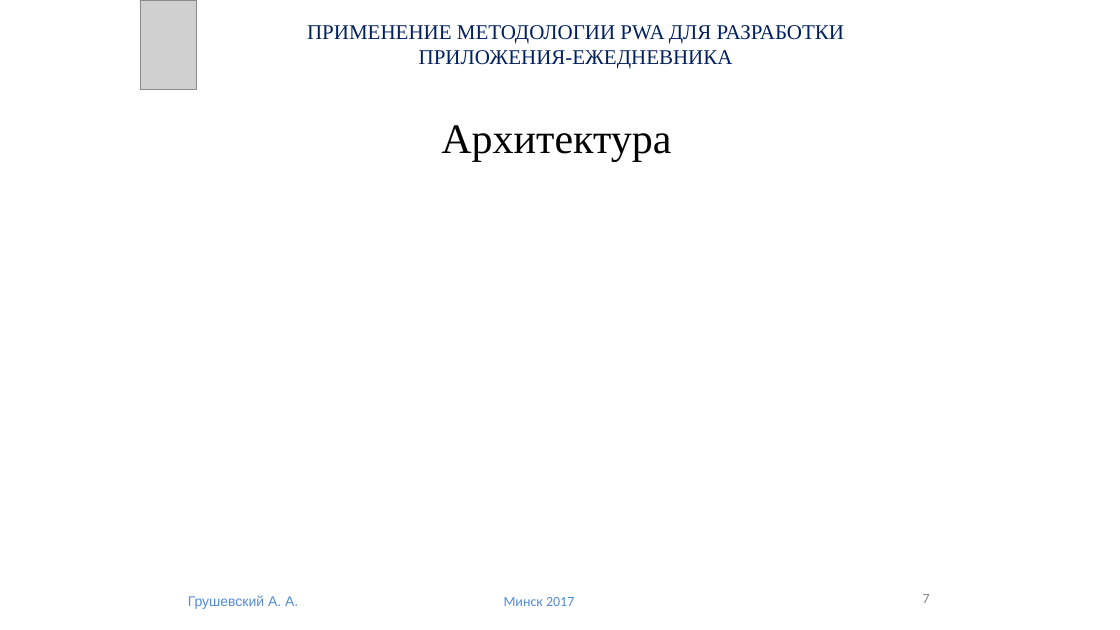
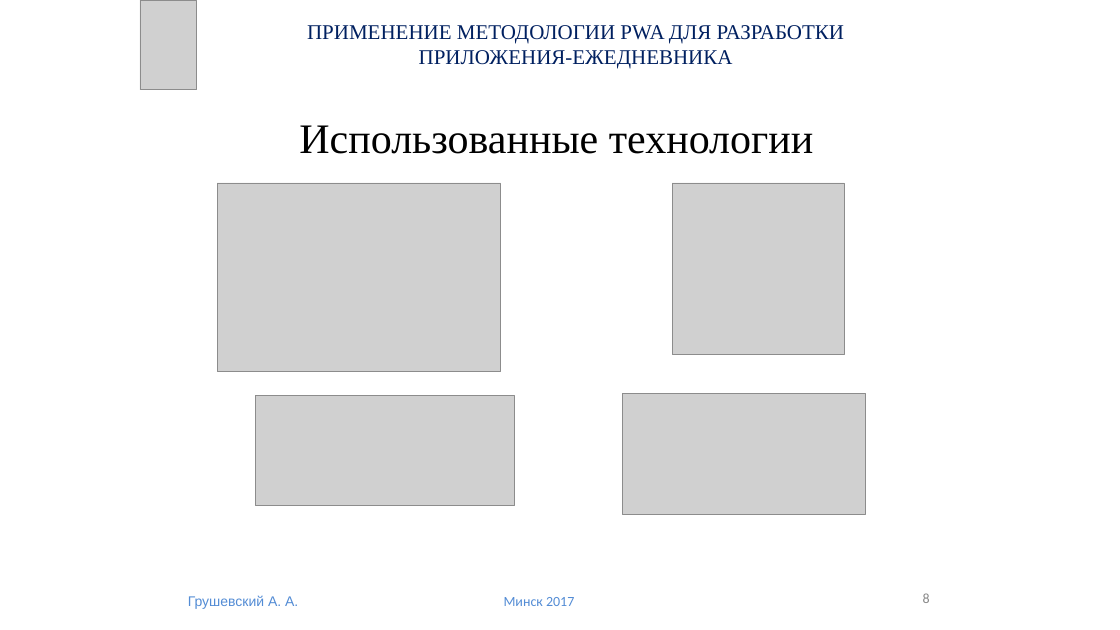
Before and after one commit to 18089396a47/diplom, a slide deck: slide 8 of Диплом Грушевский.pptx (slide 7 before the commit). Drawn at 1120x630 pixels with LibreOffice and Linux fonts; fonts in the diff are those of the drawing; grey boxes stand for pictures. Boxes give left, top, right and bottom in pixels: in the first picture for what was removed or moved away, otherwise in the second. Text is boxed around its words. In the diff, an @@ line names an element or a change of style, - is before the commit and + after.

```diff
--- a/Диплом Грушевский.pptx
+++ b/Диплом Грушевский.pptx
@@ title at box(299, 125, 813, 154): text changed @@
-Архитектура
+Использованные технологии
@@ picture added at box(218, 183, 501, 372) @@
@@ picture added at box(672, 183, 844, 355) @@
@@ picture added at box(255, 396, 515, 506) @@
@@ picture added at box(623, 393, 865, 514) @@
@@ page number at box(923, 593, 930, 603): text changed @@
-7
+8
```
Also in this commit, not shown: 5 other slides changed, 3 slides added, 14 other files.
